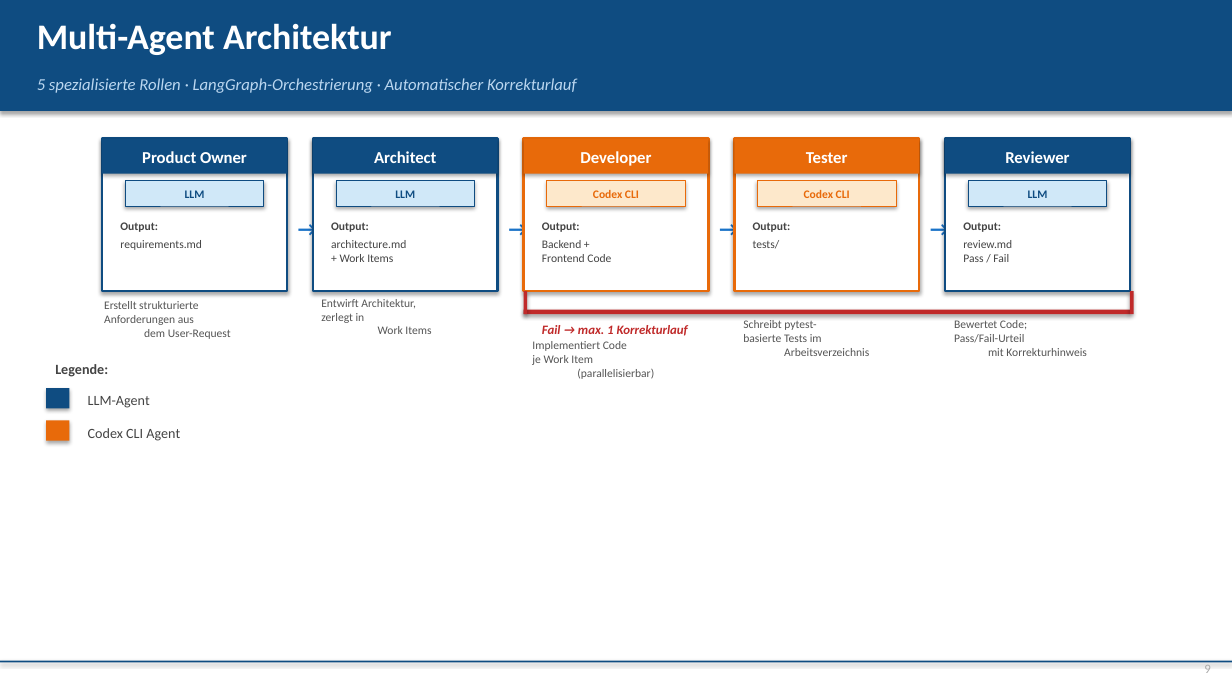
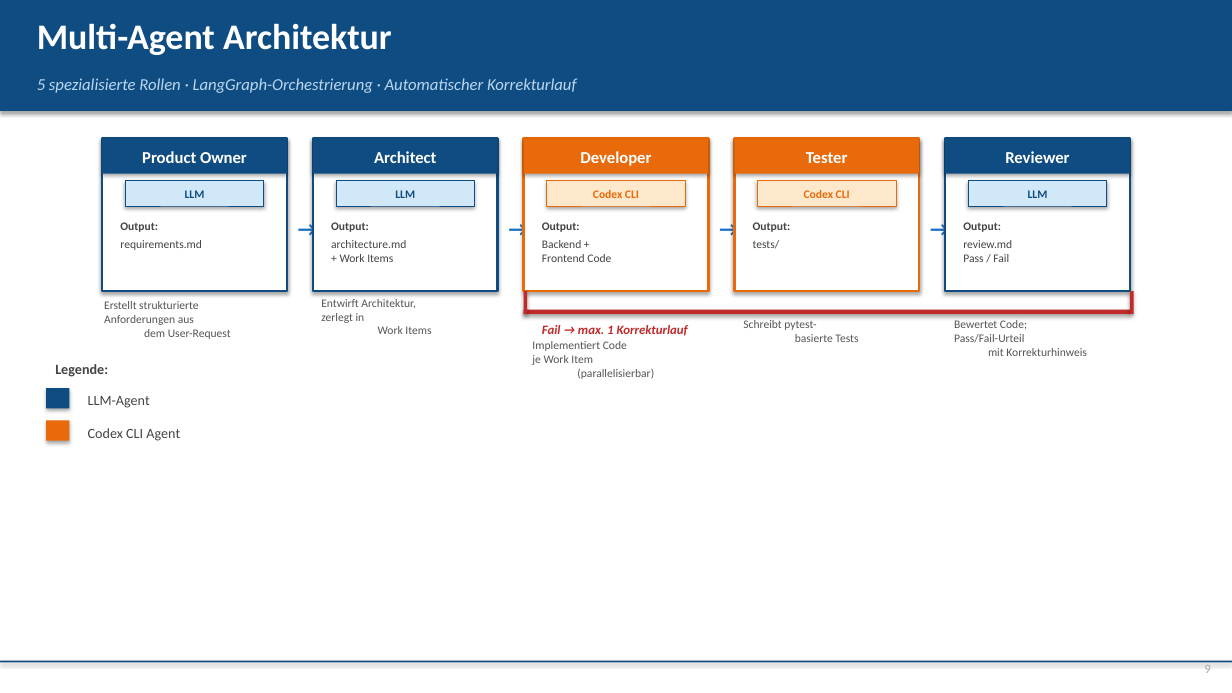
Before and after one commit to kis4-2026ss/projekt-bb-g2-moser-koberl, a slide deck: slide 9 of Doc/KIS-Projekt-Praesentation.pptx. Drawn at 1232x693 pixels with LibreOffice and Linux fonts; fonts in the diff are those of the drawing. Boxes give left, top, right and bottom in pixels: in the first picture for what was removed or moved away, otherwise in the second. Text is boxed around its words. In the diff, an @@ line names an element or a change of style, - is before the commit and + after.

```diff
--- a/Doc/KIS-Projekt-Praesentation.pptx
+++ b/Doc/KIS-Projekt-Praesentation.pptx
@@ text at <box>743,320,858,342</box>: text changed @@
-Schreibt pytest-
-basierte Tests im
-Arbeitsverzeichnis
+Schreibt pytest-
+basierte Tests
```
Also in this commit, not shown: 7 other slides changed.
